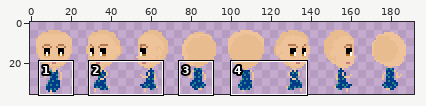
Two states of a pixel-art file, artwork/character.aseprite. The first picture is a wide view before the edit; the outline marks the close-up.
Close-up. Old version:
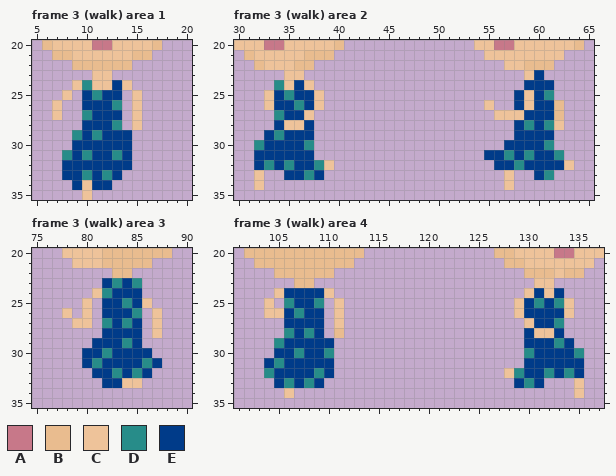
192x36 pixels, 5 frames. Colours within 5 levels of each other are drawn and written as one. Shown: frame 3 (walk) area 1: x 5..20, y 20..35; frame 3 (walk) area 2: x 30..65, y 20..35; frame 3 (walk) area 3: x 75..90, y 20..35; frame 3 (walk) area 4: x 101..137, y 20..35. The commit also changed other frames or places, which this record leaves out.
Visible layers, top first: "brows.avg", "eyes.small", "mouth.small", "skin.avg.head", "skin.avg.armsFront", "top.dress1", "skin.avg.neck", "skin.avg.torso", "skin.avg.armsBack", "skin.avg.legs".
Palette (. is transparent): A #c77889  B #e9bc8f  C #eec39a  D #278c89  E #003b89
Pixels before, frame 3 (walk) area 1, first column x 6:
20 BCCCCAACCCCB
21 .BBCCCCCCBB.
22 ...BBBBBB...
23 .....CC.....
24 ...CDCCEC...
25 ..C.EDEE.C..
26 .C..EEED.C..
27 .C..DEEE.C..
28 ....EEED.C..
29 ...DEDEEE...
30 ...EEEEEE...
31 ..DEDEEDE...
32 ..EEEEEEE...
33 ..EEDEDE....
34 ...ECEE.....
35 ....C.......
Pixels before, frame 3 (walk) area 2, first column x 30:
20 CCCAACCCCCB.............CCAACCCCCCB
21 .BCCCCCBBB...............CCCCCCCC..
22 ..BCCCBB...................CCBBB...
23 .....CC......................CE....
24 ....DCEC.....................EEE...
25 ...CEDEEC...................ECED...
26 ...CEEDEC................C..ECEEB..
27 ....DEEC..................CCCEEEB..
28 ....ECCE....................EDEDC..
29 ...EDEEE....................EEEE...
30 ..DEEEED...................EEEED...
31 ..EEEEEE.................EEDEDEED..
32 ..EDEDEEDC................EEDEEEEC.
33 ..C..EEDE..................C..ED...
34 ..C........................C.......
Pixels before, frame 3 (walk) area 3, first column x 78:
20 CCCCBBBBBBB
21 .CCCBBBBB..
22 .....BB....
23 ....EDED...
24 ...CDEEE...
25 ..C.EEDEC..
26 C.C.EEED.C.
27 .CC.DEDE.C.
28 ....EEEE.C.
29 ...EEEDE...
30 ..EEDEEEE..
31 ..EDEEEEDE.
32 ...EEDEDE..
33 ....EECC...
Pixels before, frame 3 (walk) area 4, first column x 102:
20 BBBBBBBBBBBB.............BBCCCCAACCC
21 .BBBBBBBBBB...............BBCCCCCCC.
22 ...BBBBBB...................BBBCBB..
23 .....BB......................CC.....
24 ...CEEEEC...................CECE....
25 ..C.DEED.C.................CEDEDC...
26 ..CCEDEE.C.................CEEEEC...
27 ....EEEE.C..................CEED....
28 ....DEDE.B..................ECCE....
29 ...DEEEEE...................EEEDE...
30 ...EEDEED...................DEEEED..
31 ..EDEEEEE...................EEEEEE..
32 ..DEEEEDE.................CDEEDEDE..
33 ...EDEDE...................EDE...C..
34 ....C............................C..
New version:
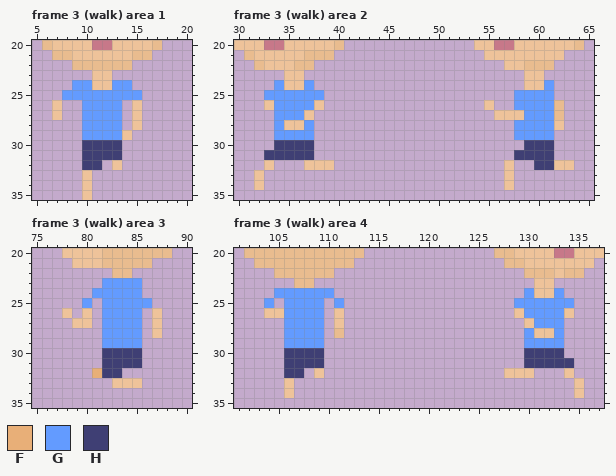
Colours new in this view: F #e8af78  G #639bff  H #3f3f74
Message: added blank tshirt
From old to new:
layer "bottom.skirt" now shown
layer "top.dress1" now hidden
layer "top.blankshirt.mid" added
layer "top.blankshirt.front" added
Changed rows in their new state; - is an unchanged pixel.
Frame 3 (walk) area 1:
first column x 8:
24 -GG--GG-
25 GGGGGGGG
26 --GGGG--
27 --GGGG--
28 --GGGG--
29 -.GGGGC-
30 -.HHHH.-
31 ..HHHH.-
32 ..HH.C.-
33 ..C...--
34 -.-..---
Frame 3 (walk) area 2:
first column x 32:
23 ----------------------------C--
24 --G-CG---------------------CCG-
25 -GGGGGG-------------------GGGG-
26 --GGGG--------------------GGGG-
27 --GGG----------------------GGG-
28 --G--G--------------------GGGG-
29 -.GGGG--------------------GGGG-
30 ..HHHH-------------------..HHH-
31 .HHHHH-----------------...HHHH.
32 .C...CC-----------------.C..HHC
33 ---....---------------------..-
Frame 3 (walk) area 3:
first column x 80:
23 --GGGG--
24 -GGGGG--
25 G-GGGGG-
26 --GGGG--
27 --GGGG--
28 --GGGG--
29 -.GGGG--
30 ..HHHH.-
31 ..HHHH..
32 -FHH...-
33 --.C----
Frame 3 (walk) area 4:
first column x 104:
24 -GGGGGG-------------------GC-G--
25 G-GGGG-G-----------------GGGGGG-
26 --GGGG--------------------GGGG--
27 --GGGG---------------------GGG--
28 --GGGG--------------------G--G--
29 -.GGGG.-------------------GGGG.-
30 -.HHHH.-------------------HHHH..
31 ..HHHH.-------------------HHHHH.
32 ..HH.C.------------------CC...C.
33 -.C...-------------------...----
